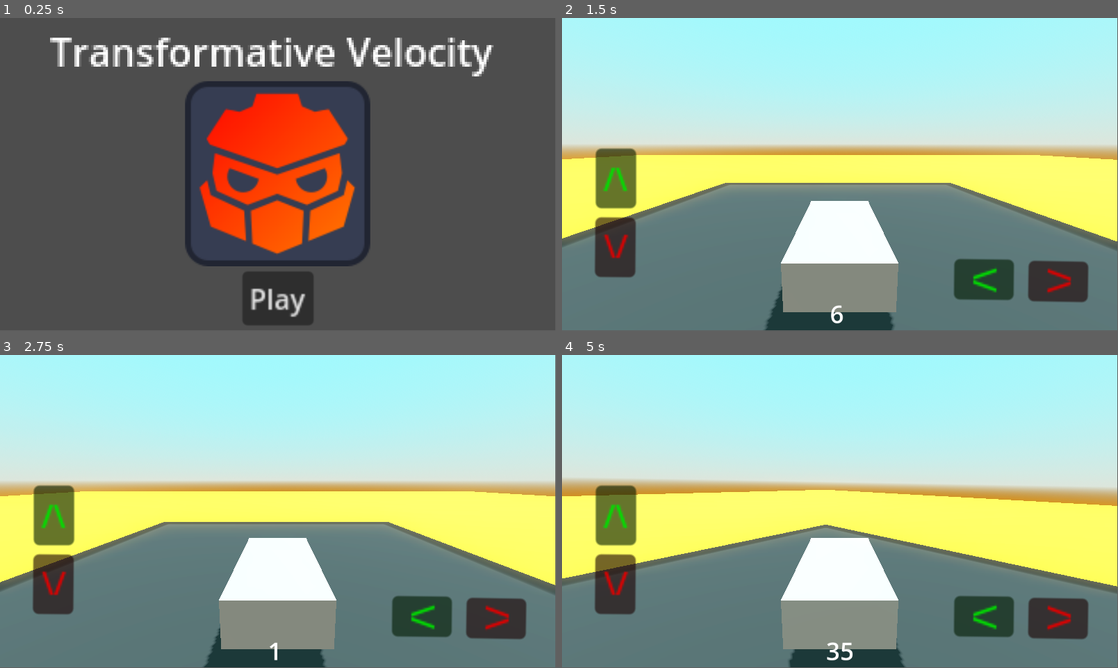
Above: before the commit, frames 1-4 (two rows, left to right).
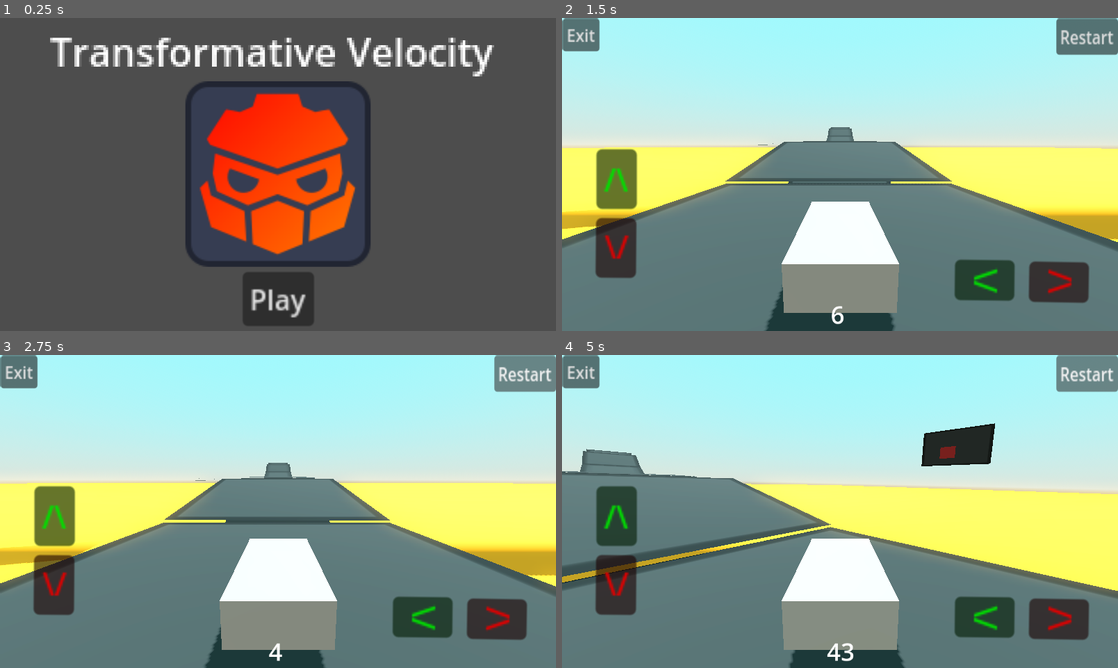
Above: after the commit, the same moments.

Repository: had2020/Transformative-Velocity
Game: Godot game, scene res://scenes/menu.tscn
Same seed, same stepped clock (60 frames per second), same inputs: the game is played once before the commit and once after it. Sound files missing from this copy of the repository are replaced by a short silence.
Inputs (mouse positions are in pixels of both pictures, inside the frame that each line leads up to):
- Up to frame 1 (0.25 s): no input
- Up to frame 2 (1.5 s): click "Play" at 0.5 s; click "Play" at 1.25 s
- Up to frame 3 (2.75 s): click (522, 373) at 2 s, where only the run after the commit has a clickable "Restart"
- Up to frame 4 (5 s): click (1084, 373) at 2.75 s, where only the run after the commit has a clickable "Restart"; click (1084, 373) at 3.5 s, where only the run after the commit has a clickable "Restart"; hold D (right) from 4.28 s (still down); hold W (foward) from 4.28 s (still down); tap Space (ui_select) at 4.52 s
In our replay, the window is 799x449 before the commit and 800x450 after it. These sizes can differ from the game's own. Grey fills any space a smaller window leaves; there, only what the larger window draws over its background counts as a difference.

The runs differ from the first frame. In frame 1, 2.0% of the frame differs, in the area x 12-89%, y 6-96%; in frame 2, 12%; in frame 3, 13%; in frame 4, 20%, in the area x 0-100%, y 0-100%.

Commit message:
completed adding simple level

Diff:
--- a/cars/BaseCar.gd
+++ b/cars/BaseCar.gd
@@ -1,11 +1,11 @@
 extends VehicleBody3D
 
 
-@export var STEER_SPEED = 1.5
-@export var STEER_LIMIT = 0.6
+var STEER_SPEED = 1.5
+var STEER_LIMIT = 0.6
 var steer_target = 0
 var steer_button_target = 0
-@export var engine_force_value = 40
+var engine_force_value = 150
 
 var up:bool = false
 var down = false
@@ -83,3 +83,12 @@
 
 func _on_right_button_button_up() -> void:
 	steer_button_target = 0;
+
+
+
+
+func _on_restart_bp_pressed() -> void:
+	get_tree().reload_current_scene()
+
+func _on_exit_bp_pressed() -> void:
+	get_tree().change_scene_to_file("res://scenes/menu.tscn")
--- a/cars/BaseCar.tscn
+++ b/cars/BaseCar.tscn
@@ -11,8 +11,6 @@
 center_of_mass_mode = 1
 center_of_mass = Vector3(0, -0.1, 0)
 script = ExtResource("1_iqrfq")
-STEER_LIMIT = 0.8
-engine_force_value = 100
 
 [node name="wheal0" type="VehicleWheel3D" parent="."]
 transform = Transform3D(1, 0, 0, 0, 1, 0, 0, 0, 1, 1.03343, 0.340338, -1.57977)
@@ -115,6 +113,19 @@
 scale = Vector2(3.99235, 3.99235)
 text = "/\\"
 
+[node name="Exit_bp" type="Button" parent="Hud"]
+offset_right = 8.0
+offset_bottom = 8.0
+scale = Vector2(2.06279, 2.18174)
+text = "Exit"
+
+[node name="Restart_bp" type="Button" parent="Hud"]
+offset_left = 1024.0
+offset_right = 1089.0
+offset_bottom = 31.0
+scale = Vector2(1.97393, 2.41393)
+text = "Restart"
+
 [node name="body" type="MeshInstance3D" parent="."]
 transform = Transform3D(2.14432, 0, 0, 0, 1, 0, 0, 0, 4.05311, 0, 0.710586, 0)
 mesh = SubResource("BoxMesh_chjf6")
@@ -130,3 +141,5 @@
 [connection signal="button_up" from="Hud/Left_button" to="." method="_on_left_button_button_up"]
 [connection signal="button_down" from="Hud/Right_button" to="." method="_on_right_button_button_down"]
 [connection signal="button_up" from="Hud/Right_button" to="." method="_on_right_button_button_up"]
+[connection signal="pressed" from="Hud/Exit_bp" to="." method="_on_exit_bp_pressed"]
+[connection signal="pressed" from="Hud/Restart_bp" to="." method="_on_restart_bp_pressed"]
--- a/project.godot
+++ b/project.godot
@@ -18,6 +18,11 @@
 [autoload]
 
 Globals="*res://code/globals.gd"
+
+[display]
+
+window/stretch/mode="viewport"
+window/stretch/aspect="ignore"
 
 [input]
 
--- /dev/null
+++ b/scenes/finish_line.gd
@@ -0,0 +1,19 @@
+extends Node3D
+
+func teleport():
+	get_tree().change_scene_to_file("res://scenes/menu.tscn")
+
+func _on_area_3d_area_entered(area: Area3D) -> void:
+	teleport()
+
+
+func _on_area_3d_body_entered(body: Node3D) -> void:
+	teleport()
+
+
+func _on_area_3d_body_shape_entered(body_rid: RID, body: Node3D, body_shape_index: int, local_shape_index: int) -> void:
+	teleport()
+
+
+func _on_area_3d_area_shape_entered(area_rid: RID, area: Area3D, area_shape_index: int, local_shape_index: int) -> void:
+	teleport()
--- /dev/null
+++ b/scenes/finish_line.tscn
@@ -0,0 +1,30 @@
+[gd_scene load_steps=5 format=3 uid="uid://61ut5m70glvx"]
+
+[ext_resource type="Script" path="res://scenes/finish_line.gd" id="1_l585n"]
+
+[sub_resource type="StandardMaterial3D" id="StandardMaterial3D_w7xfa"]
+transparency = 1
+albedo_color = Color(1, 0, 0, 0.419608)
+
+[sub_resource type="BoxMesh" id="BoxMesh_cvxbv"]
+material = SubResource("StandardMaterial3D_w7xfa")
+
+[sub_resource type="BoxShape3D" id="BoxShape3D_ryk7g"]
+
+[node name="Finish line" type="Node3D"]
+script = ExtResource("1_l585n")
+
+[node name="MeshInstance3D" type="MeshInstance3D" parent="."]
+transform = Transform3D(8.06197, 0, 0, 0, 6.28353, 0, 0, 0, 1, 0, 0, 0)
+mesh = SubResource("BoxMesh_cvxbv")
+
+[node name="Area3D" type="Area3D" parent="."]
+
+[node name="CollisionShape3D" type="CollisionShape3D" parent="Area3D"]
+transform = Transform3D(8.71162, 0, 0, 0, 6.98672, 0, 0, 0, 2.49975, 0, 0, 0)
+shape = SubResource("BoxShape3D_ryk7g")
+
+[connection signal="area_entered" from="Area3D" to="." method="_on_area_3d_area_entered"]
+[connection signal="area_shape_entered" from="Area3D" to="." method="_on_area_3d_area_shape_entered"]
+[connection signal="body_entered" from="Area3D" to="." method="_on_area_3d_body_entered"]
+[connection signal="body_shape_entered" from="Area3D" to="." method="_on_area_3d_body_shape_entered"]
--- a/scenes/level_1.tscn
+++ b/scenes/level_1.tscn
@@ -1,9 +1,10 @@
-[gd_scene load_steps=11 format=3 uid="uid://uusysh6cecr1"]
+[gd_scene load_steps=12 format=3 uid="uid://uusysh6cecr1"]
 
 [ext_resource type="Script" path="res://scenes/level.gd" id="1_qoygn"]
 [ext_resource type="PackedScene" uid="uid://duy0dbkychify" path="res://cars/BaseCar.tscn" id="3_jndew"]
 [ext_resource type="AudioStream" uid="uid://ckvpt2qrxs7my" path="res://assets/sounds/happy.mp3" id="4_ddfnh"]
 [ext_resource type="PackedScene" uid="uid://c3uk6bbkmlydk" path="res://scenes/floor_tile.tscn" id="4_y445b"]
+[ext_resource type="PackedScene" uid="uid://61ut5m70glvx" path="res://scenes/finish_line.tscn" id="5_c44sf"]
 
 [sub_resource type="ProceduralSkyMaterial" id="ProceduralSkyMaterial_6i2r3"]
 sky_top_color = Color(0.478431, 0.956863, 1, 1)
@@ -48,19 +49,102 @@
 stream = ExtResource("4_ddfnh")
 autoplay = true
 
-[node name="floor_tile" parent="." instance=ExtResource("4_y445b")]
-transform = Transform3D(1, 0, 0, 0, 1, 0, 0, 0, 1, -0.00919151, 0.0328088, 0.0199165)
-
 [node name="Lava" type="Area3D" parent="."]
-transform = Transform3D(1, 0, 0, 0, 1, 0, 0, 0, 1, 0, -7.74738, 0)
+transform = Transform3D(10, 0, 0, 0, 1, 0, 0, 0, 10, 0.000709534, -24.5274, -0.0475006)
 
 [node name="CollisionShape3D" type="CollisionShape3D" parent="Lava"]
 shape = SubResource("WorldBoundaryShape3D_2wnsn")
 
 [node name="MeshInstance3D" type="MeshInstance3D" parent="Lava"]
-transform = Transform3D(200, 0, 0, 0, 200, 0, 0, 0, 200, 0, 0, 0)
+transform = Transform3D(200, 0, 0, 0, 200, 0, 0, 0, 200, -0.0388855, 0.0651169, 0.0672928)
 mesh = SubResource("PlaneMesh_mc82a")
 skeleton = NodePath("")
+
+[node name="floors" type="Node3D" parent="."]
+
+[node name="floor_tile" parent="floors" instance=ExtResource("4_y445b")]
+transform = Transform3D(1, 0, 0, 0, 1, 0, 0, 0, 1, -0.00919151, 0.0328088, 0.0199165)
+
+[node name="floor_tile2" parent="floors" instance=ExtResource("4_y445b")]
+transform = Transform3D(1, 0, 0, 0, 0.982584, -0.185821, 0, 0.185821, 0.982584, -0.0091877, 2.11428, -19.7496)
+
+[node name="floor_tile3" parent="floors" instance=ExtResource("4_y445b")]
+transform = Transform3D(0.999999, -0.000354577, -0.000971442, -9.67541e-05, 0.903173, -0.429278, 0.00102959, 0.429277, 0.903172, -0.00919151, 0.0328088, -39.4606)
+
+[node name="floor_tile4" parent="floors" instance=ExtResource("4_y445b")]
+transform = Transform3D(1, 0, 0, 0, 0.999702, -0.0243973, 0, 0.0243973, 0.999702, -0.0276451, 4.57821, -58.3072)
+
+[node name="floor_tile5" parent="floors" instance=ExtResource("4_y445b")]
+transform = Transform3D(1, 0, 0, 0, 1, 0, 0, 0, 1, -0.0276451, -6.72257, -90.3873)
+
+[node name="floor_tile6" parent="floors" instance=ExtResource("4_y445b")]
+transform = Transform3D(1, 0, 0, 0, 0.974221, -0.225597, 0, 0.225597, 0.974221, 0.0572653, -4.45358, -109.496)
+
+[node name="floor_tile7" parent="floors" instance=ExtResource("4_y445b")]
+transform = Transform3D(1, 0, 0, 0, 0.925745, -0.378148, 0, 0.378148, 0.925745, 0.0572653, 1.53337, -128.313)
+
+[node name="floor_tile8" parent="floors" instance=ExtResource("4_y445b")]
+transform = Transform3D(1, 0, 0, 0, 0.974221, -0.225597, 0, 0.225597, 0.974221, 0.0572748, 7.62476, -146.755)
+
+[node name="floor_tile9" parent="floors" instance=ExtResource("4_y445b")]
+transform = Transform3D(1, 0, 0, 0, 0.925745, -0.378148, 0, 0.378148, 0.925745, 0.0572748, 13.6117, -165.572)
+
+[node name="floor_tile11" parent="floors" instance=ExtResource("4_y445b")]
+transform = Transform3D(1, 0, 0, 0, 0.994034, 0.109075, 0, -0.109075, 0.994034, 0.057271, 16.2085, -184.461)
+
+[node name="floor_tile27" parent="floors" instance=ExtResource("4_y445b")]
+transform = Transform3D(1, 0, 0, 0, 0.926607, -0.37603, 0, 0.37603, 0.926607, 0.0572691, 17.6809, -199.942)
+
+[node name="floor_tile10" parent="floors" instance=ExtResource("4_y445b")]
+transform = Transform3D(1, 0, 0, 0, 0.920049, 0.204792, 0, -0.014116, 13.3478, 0.0572863, 2.72824, -355.119)
+
+[node name="floor_tile12" parent="floors" instance=ExtResource("4_y445b")]
+transform = Transform3D(0.414685, 0.0396288, 12.1339, -0.0236782, 0.919284, -0.487711, -0.909657, -0.00586323, 5.54416, -106.267, 2.72824, -533.513)
+
+[node name="floor_tile13" parent="floors" instance=ExtResource("4_y445b")]
+transform = Transform3D(-1.12747, 0.00387596, -1.42662, 4.96305e-10, 0.928619, 0.0804578, 0.318744, 0.0137101, -5.04627, -202.758, 2.72824, -538.537)
+
+[node name="floor_tile14" parent="floors" instance=ExtResource("4_y445b")]
+transform = Transform3D(-1.13271, -0.119397, -1.15914, -0.0438211, 0.860194, -1.96757, 0.296352, -0.329161, -4.72139, -179.377, 19.6509, -448.844)
+
+[node name="floor_tile15" parent="floors" instance=ExtResource("4_y445b")]
+transform = Transform3D(1.17166, 0, 0, 0, 0.928728, 0, 0, 0, 5.24467, -168.911, 38.3977, -351.918)
+
+[node name="floor_tile16" parent="floors" instance=ExtResource("4_y445b")]
+transform = Transform3D(0.873647, 0, -3.49472, 0, 0.928728, 0, 0.78072, 0, 3.91069, -200.139, 37.9167, -271.035)
+
+[node name="floor_tile17" parent="floors" instance=ExtResource("4_y445b")]
+transform = Transform3D(1.16422, 0, 0.589893, 0, 0.928728, 0, -0.131782, 0, 5.21139, -229.606, 37.0057, -189.696)
+
+[node name="floor_tile18" parent="floors" instance=ExtResource("4_y445b")]
+transform = Transform3D(0.800474, 0, 3.82983, 0, 0.928728, 0, -0.855584, 0, 3.58314, -190.523, 35.7761, -112.254)
+
+[node name="floor_tile19" parent="floors" instance=ExtResource("4_y445b")]
+transform = Transform3D(-0.324977, 0, 5.03889, 0, 0.928728, 0, -1.12569, 0, -1.45469, -111.57, 34.7708, -87.4271)
+
+[node name="floor_tile20" parent="floors" instance=ExtResource("4_y445b")]
+transform = Transform3D(-0.305069, -0.320064, 4.73021, -0.111996, 0.871834, 1.73653, -1.12569, 0, -1.45469, -13.24, 41.4145, -115.844)
+
+[node name="floor_tile21" parent="floors" instance=ExtResource("4_y445b")]
+transform = Transform3D(14.3355, 0, 0, 0, 0.928728, 0, 0, 0, 3.23173, 175.834, 56.3278, -121.589)
+
+[node name="floor_tile23" parent="floors" instance=ExtResource("4_y445b")]
+transform = Transform3D(14.3355, 0, 0, 0, 0.131828, 0.730049, 0, -0.100827, 0.954519, 330.057, 63.3426, -80.7279)
+
+[node name="floor_tile24" parent="floors" instance=ExtResource("4_y445b")]
+transform = Transform3D(14.3355, 0, 0, 0, 0.0823175, 1.04347, 0, -0.144113, 0.596029, 330.057, 80.0563, -66.1057)
+
+[node name="floor_tile25" parent="floors" instance=ExtResource("4_y445b")]
+transform = Transform3D(14.3355, 0, 0, 0, 0.0167201, 1.19558, 0, -0.165122, 0.121064, 330.057, 100.445, -59.4519)
+
+[node name="floor_tile22" parent="floors" instance=ExtResource("4_y445b")]
+transform = Transform3D(3.60939, 0, 0, 0, 0.928728, 0, 0, 0, 3.23173, 444.226, 56.3278, -121.589)
+
+[node name="floor_tile26" parent="floors" instance=ExtResource("4_y445b")]
+transform = Transform3D(0.0144888, -0.92872, 0, 3.60936, 0.0037281, 0, 0, 0, 6.40673, 476.438, 82.1131, -113.061)
+
+[node name="Finish line" parent="." instance=ExtResource("5_c44sf")]
+transform = Transform3D(0.240489, 0, 0.997715, 0, 3.59814, 0, -3.55137, 0, 0.0675625, 461.271, 70.3088, -120.989)
 
 [connection signal="finished" from="AudioStreamPlayer" to="." method="_on_audio_stream_player_finished"]
 [connection signal="area_entered" from="Lava" to="." method="_on_lava_area_entered"]
